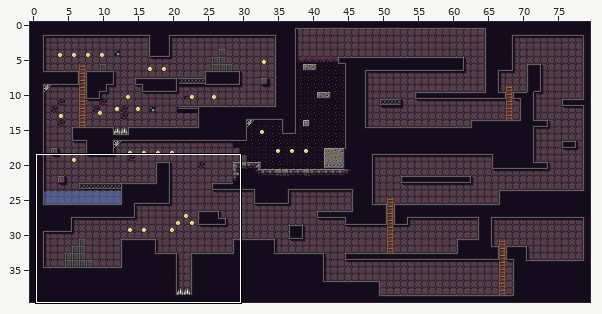
Tiled map -- src/assets/map/tiledmap.tmx. The picture above shows the old version from afar; the outline marks the close-up.
Close-up. Old version:
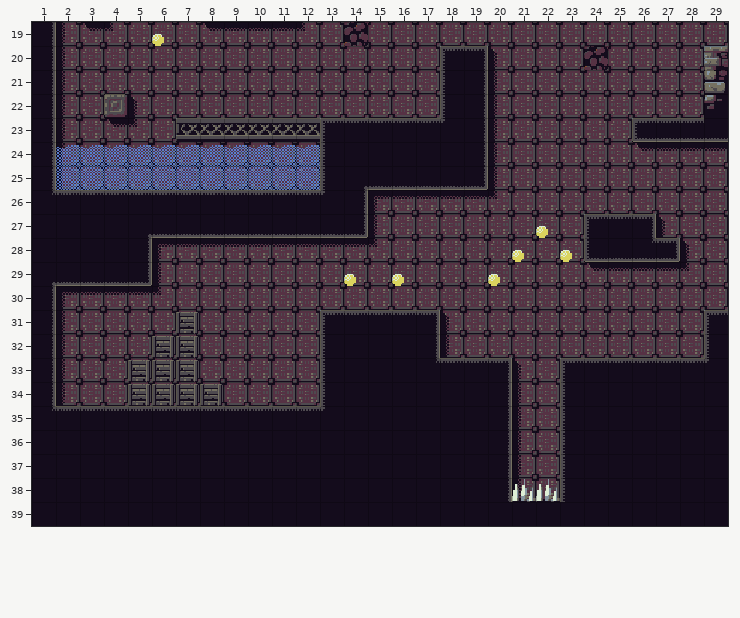
Cells are 16x16 px. Shown: x 1..29, y 19..39. The commit also changed other parts of the map, which this record leaves out.
New version:
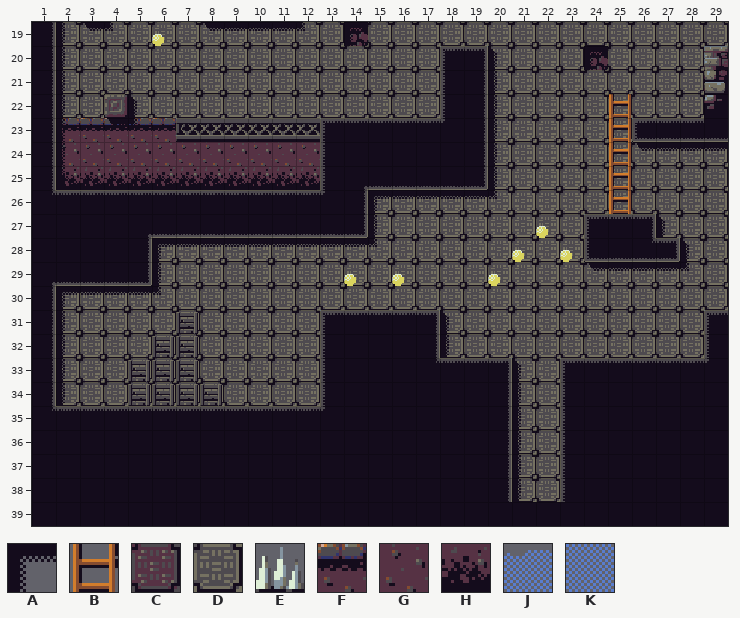
Key: from "Tileset": A 26, B 29 "ladder", C 38, D 39, E 41, F 63, G 79, H 95; from "water": J 0, K 14.
_ is an empty cell.
Edits made:
{"where": "layer \"Background\""}
{"y":19,"x":2,"old":"CCCCCCCCCCCC","new":"DDDDDDDDDDDD"}
{"y":19,"x":15,"old":"CCCCCCCCCCCCCCC","new":"DDDDDDDDDDDDDDD"}
{"y":20,"x":2,"old":"CCCCCCCCCCCCCCCC","new":"DDDDDDDDDDDDDDDD"}
{"y":20,"x":20,"old":"CCCC","new":"DDDD"}
{"y":20,"x":25,"old":"CCCC","new":"DDDD"}
{"y":21,"x":2,"old":"CCCCCCCCCCCCCCCC","new":"DDDDDDDDDDDDDDDD"}
{"y":21,"x":20,"old":"CCCCCCCCC","new":"DDDDDDDDD"}
{"y":22,"x":2,"old":"CC","new":"DD"}
{"y":22,"x":5,"old":"CCCCCCCCCCCCC","new":"DDDDDDDDDDDDD"}
{"y":22,"x":20,"old":"CCCCCCCCC","new":"DDDDDDDDD"}
{"y":23,"x":2,"old":"CCCCC","new":"FFFFF"}
{"y":23,"x":20,"old":"CCCCCC","new":"DDDDDD"}
{"y":24,"x":2,"old":"CCCCCCCCCCC","new":"GGGGGGGGGGG"}
{"y":24,"x":20,"old":"CCCCCCCCCC","new":"DDDDDDDDDD"}
{"y":25,"x":2,"old":"CCCCCCCCCCC","new":"HHHHHHHHHHH"}
{"y":25,"x":20,"old":"CCCCCCCCCC","new":"DDDDDDDDDD"}
{"y":26,"x":15,"old":"CCCCCCCCCCCCCCC","new":"DDDDDDDDDDDDDDD"}
{"y":27,"x":15,"old":"CCCCCCCCC","new":"DDDDDDDDD"}
{"y":27,"x":27,"old":"CCC","new":"DDD"}
{"y":28,"x":6,"old":"CCCCCCCCCCCCCCCCCC","new":"DDDDDDDDDDDDDDDDDD"}
{"y":28,"x":28,"old":"CC","new":"DD"}
{"y":29,"x":6,"old":"CCCCCCCCCCCCCCCCCCCCCCCC","new":"DDDDDDDDDDDDDDDDDDDDDDDD"}
{"y":30,"x":2,"old":"CCCCCCCCCCCCCCCCCCCCCCCCCCCC","new":"DDDDDDDDDDDDDDDDDDDDDDDDDDDD"}
{"y":31,"x":2,"old":"CCCCCCCCCCC","new":"DDDDDDDDDDD"}
{"y":31,"x":18,"old":"CCCCCCCCCCC","new":"DDDDDDDDDDD"}
{"y":32,"x":2,"old":"CCCCCCCCCCC","new":"DDDDDDDDDDD"}
{"y":32,"x":18,"old":"CCCCCCCCCCC","new":"DDDDDDDDDDD"}
{"y":33,"x":2,"old":"CCCCCCCCCCC","new":"DDDDDDDDDDD"}
{"y":33,"x":21,"old":"CC","new":"DD"}
{"y":34,"x":2,"old":"CCCCCCCCCCC","new":"DDDDDDDDDDD"}
{"y":34,"x":21,"old":"CC","new":"DD"}
{"y":35,"x":21,"old":"CC","new":"DD"}
{"y":36,"x":21,"old":"CC","new":"DD"}
{"y":37,"x":21,"old":"CC","new":"DD"}
{"y":38,"x":21,"old":"CC","new":"DD"}
{"where": "layer \"Shadows\""}
{"y":19,"x":14,"old":"_","new":"A"}
{"y":20,"x":24,"old":"_","new":"A"}
{"where": "layer \"Main\""}
{"y":22,"x":25,"old":"_","new":"B"}
{"y":23,"x":25,"old":"_","new":"B"}
{"y":24,"x":25,"old":"_","new":"B"}
{"y":25,"x":25,"old":"_","new":"B"}
{"y":26,"x":25,"old":"_","new":"B"}
{"where": "layer \"Foreground\" (removed)"}
{"y":24,"x":2,"old":"JJJJJJJJJJJ","new":"___________"}
{"y":25,"x":2,"old":"KKKKKKKKKKK","new":"___________"}
{"y":38,"x":21,"old":"EE","new":"__"}
{"label":"changed","picture_box":[56,22,728,502]}
